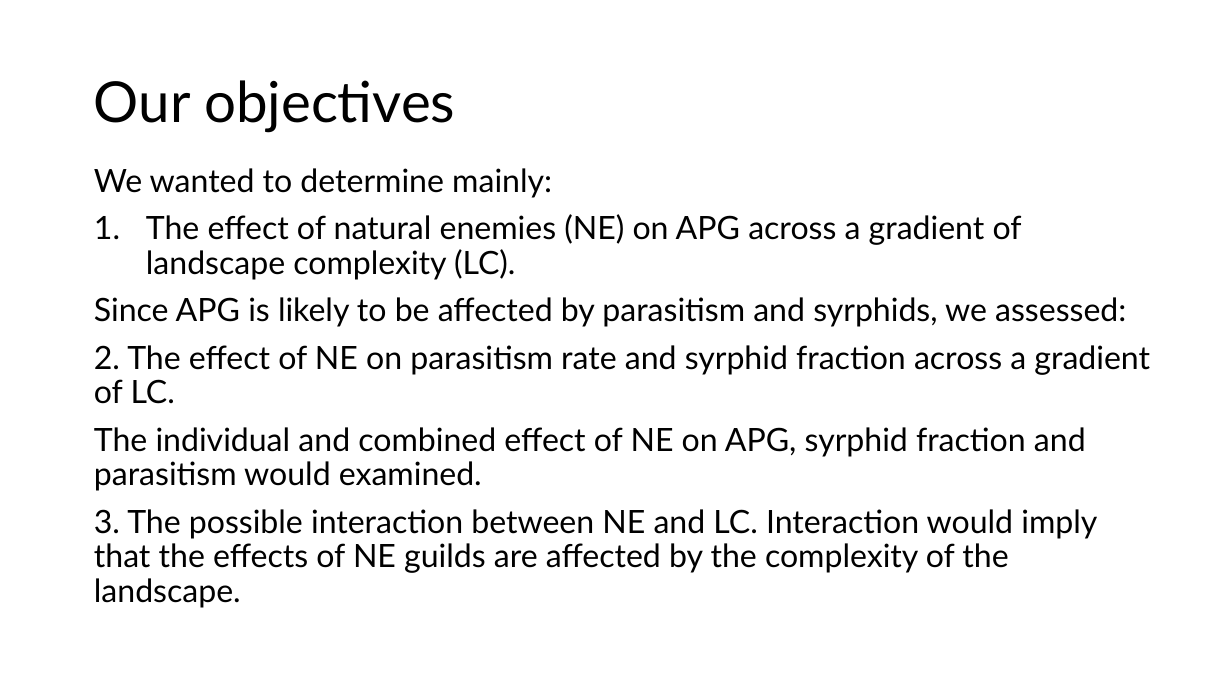
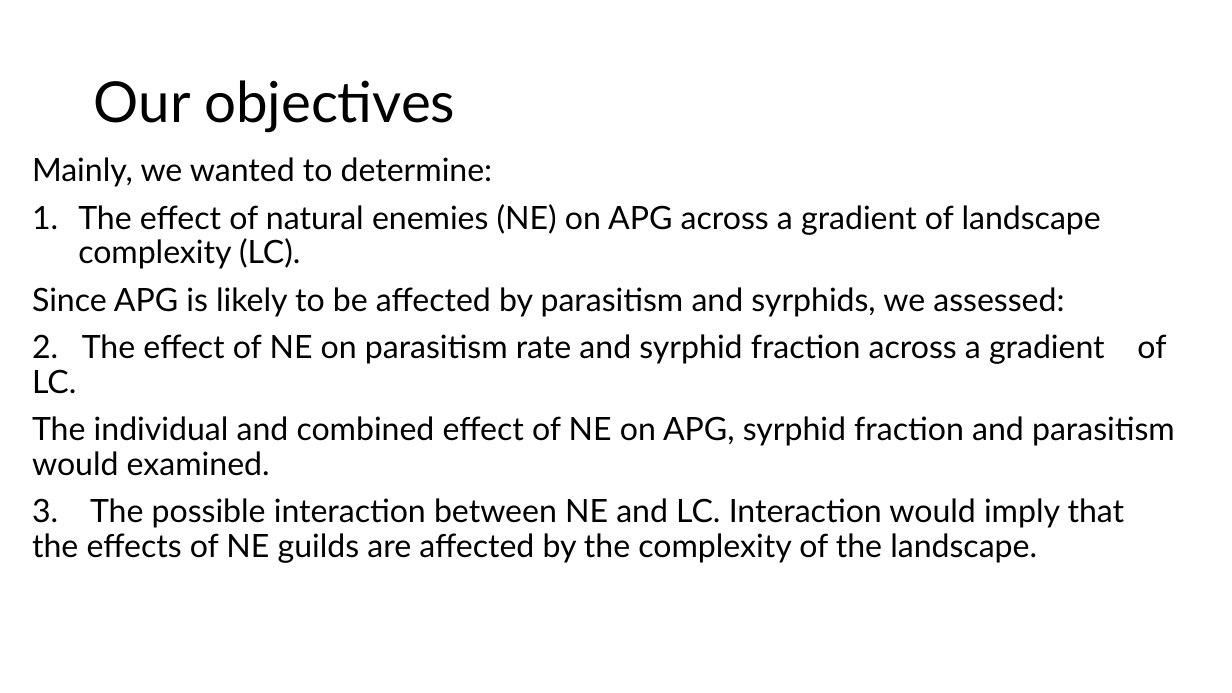
Before and after one commit to Drissmiele/Group-project, a slide deck: slide 4 of Final presentation.pptx. Drawn at 1232x693 pixels with LibreOffice and Linux fonts; fonts in the diff are those of the drawing. Boxes give left, top, right and bottom in pixels: in the first picture for what was removed or moved away, otherwise in the second. Text is boxed around its words. In the diff, an @@ line names an element or a change of style, - is before the commit and + after.

```diff
--- a/Final presentation.pptx
+++ b/Final presentation.pptx
@@ text "Mainly, we wanted to determine:" moved from (x1=94, y1=168, x2=1150, y2=608) to (x1=32, y1=157, x2=1175, y2=563) @@
@@ text at (x1=32, y1=157, x2=493, y2=187): text changed @@
-We wanted to determine mainly:
+Mainly, we wanted to determine:
@@ text at (x1=78, y1=204, x2=1101, y2=269): indent changed @@
```
Also in this commit, not shown: 2 other slides changed, 2 other files.
